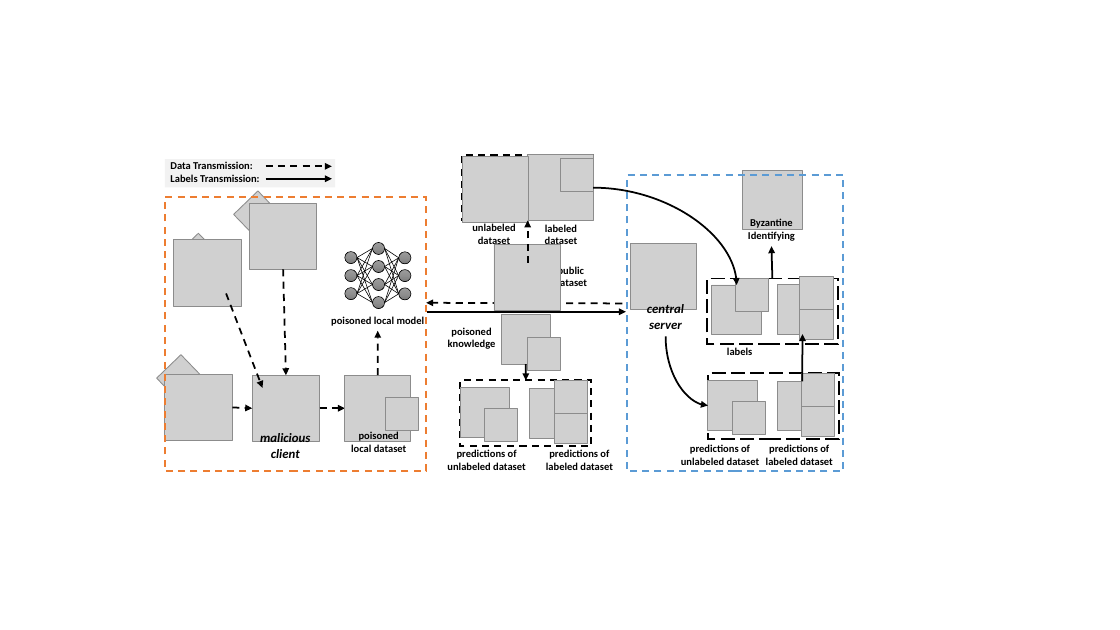
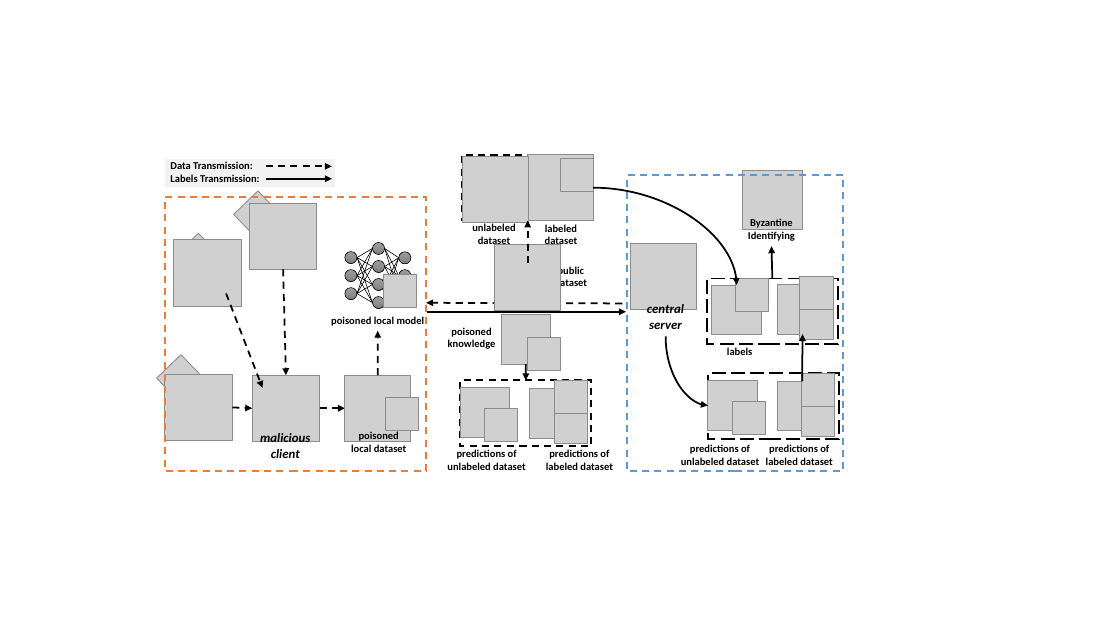
Before and after one commit to WhileBug/FLPhish, a slide deck: slide 1 of Manuscript/figures/Figure_FLPhish.pptx. Drawn at 1120x630 pixels with LibreOffice and Linux fonts; fonts in the diff are those of the drawing; grey boxes stand for pictures. Boxes give left, top, right and bottom in pixels: in the first picture for what was removed or moved away, otherwise in the second. Text is boxed around its words. In the diff, an @@ line names an element or a change of style, - is before the commit and + after.

```diff
--- a/Manuscript/figures/Figure_FLPhish.pptx
+++ b/Manuscript/figures/Figure_FLPhish.pptx
@@ picture added at [383, 275, 416, 308] @@
@@ line removed from (399, 294) to (385, 285) @@
@@ line removed from (399, 294) to (385, 302) @@
@@ ellipse removed at [399, 288, 412, 300] @@
```
Also in this commit, not shown: 15 other files.
